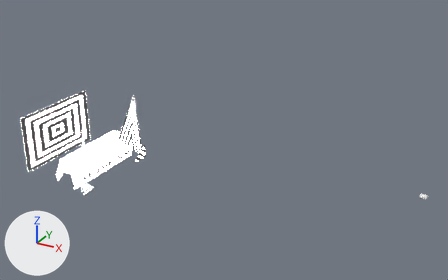
Before and after pictures for a commit that changed the glTF model assets/models/scenes/scene4.glb.
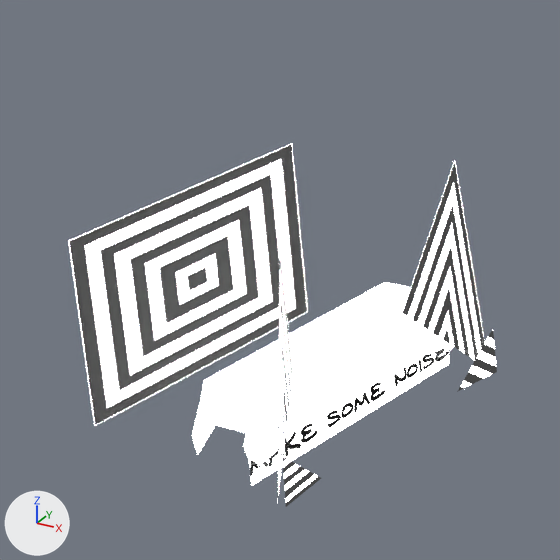
Each version is shown whole from a camera (50 mm lens) standing at (4.6, -5.02, 3.39) and looking at (1.77, 0.12, 0.82), then close up on the part from 0% to 37% of the width and 17% to 76% of the height. The lights are fixed; the arrows at lower left show +X, +Y and +Z. Where no turn or scale is listed for an object, it has been applied to the vertices.

The scene before the commit, as lines of its bpy script (objects in view):
```python
me_mesh_0_002 = bpy.data.meshes.new('Mesh_0.002')
me_mesh_0_002.from_pydata(...)  # 4 vertices, 2 faces; spans x -1.0..1.0, y -1.0..1.0, z 0.0
me_mesh_0_002.materials.append(mat_projection_005)
me_mesh_1_003 = bpy.data.meshes.new('Mesh_1.003')
me_mesh_1_003.from_pydata(...)  # 6 vertices, 2 faces; spans x 0.123..0.147, y -0.181..0.959, z -0.343..-0.167
me_mesh_1_003.materials.append(mat_projection_003)
me_mesh_3 = bpy.data.meshes.new('Mesh_3')
me_mesh_3.from_pydata(...)  # 89 vertices, 170 faces; spans x -0.178..0.179, y -0.526..0.529, z -0.492..-0.207
me_mesh_3.materials.append(mat_projection_002)
ob_proj_scene_6_avant = bpy.data.objects.new('proj_scene_6_avant', me_mesh_0_002)
ob_proj_scene_6_avant.parent = ob_scene_6_001
ob_proj_scene_6_avant.location = (0.538, -0.025, 0.305)
ob_proj_scene_6_avant.rotation_euler = (0.0, -1.571, 0.0)  # degrees (0, -90, 0)
ob_proj_scene_6_avant.scale = (-0.138, -0.526, -0.656)
ob_proj_scene_6_triangles_001 = bpy.data.objects.new('proj_scene_6_triangles.001', me_mesh_1_003)
ob_proj_scene_6_triangles_001.location = (0.292, -0.407, 0.495)
ob_table6 = bpy.data.objects.new('table6', me_mesh_3)
ob_table6.location = (0.141, 0.0, 0.663)
# also in view: 'proj_scene_1' at (-0.41, 0.0, 0.54); 'proj_scene_6_triangles' at (0.33, -0.02, 0.57)
```
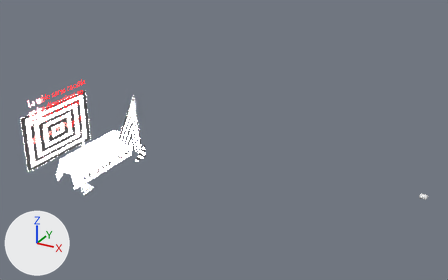
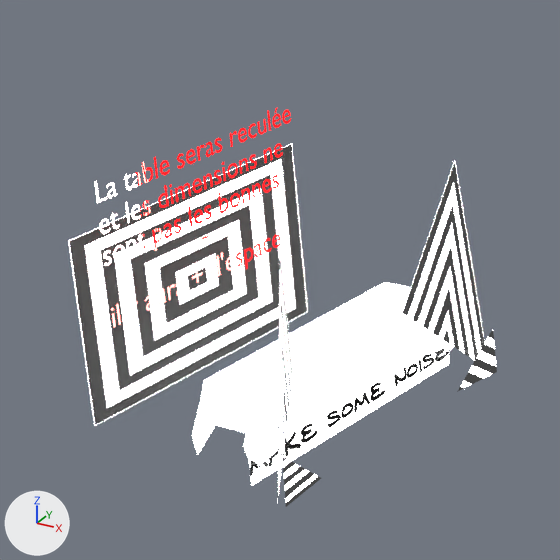
Location of each change, [x1, y1, x2, y2] in pixels of the close-ups (560 x 560 px):
'Text', added: after [94, 107, 291, 327]

The change, as a list of edits to the scene's bpy script:
```text
Add mat_material_001:
    mat_material_001 = principled_material('Material.001')
    mat_material_001.base_color = (1.0, 0.0818, 0.0708)  # red #ff514b
    mat_material_001.metallic = 1.0
    mat_material_001.roughness = 0.0
    mat_material_001.emission_color = (1.0, 0.0, 0.0037)  # red #ff000c
    mat_material_001.emission_strength = 2.1
Add me_text:
    me_text.from_pydata(...)  # 5961 vertices, 5871 faces; spans x 0.0, y 0.004..0.945, z -0.458..0.074
    me_text.materials.append(mat_material_001)  # red #ff514b
Add ob_text:
    ob_text = bpy.data.objects.new('Text', me_text)
    ob_text.location = (-0.335, -0.481, 0.993)
```
